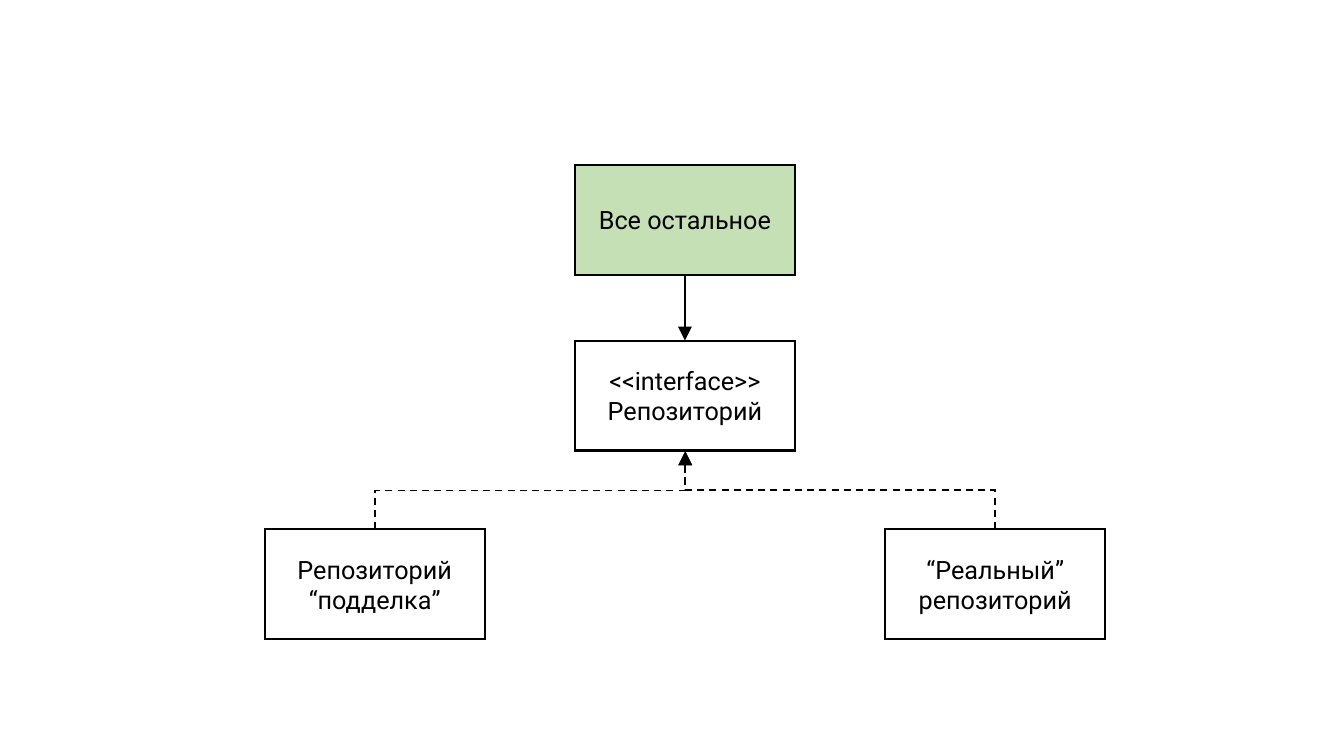
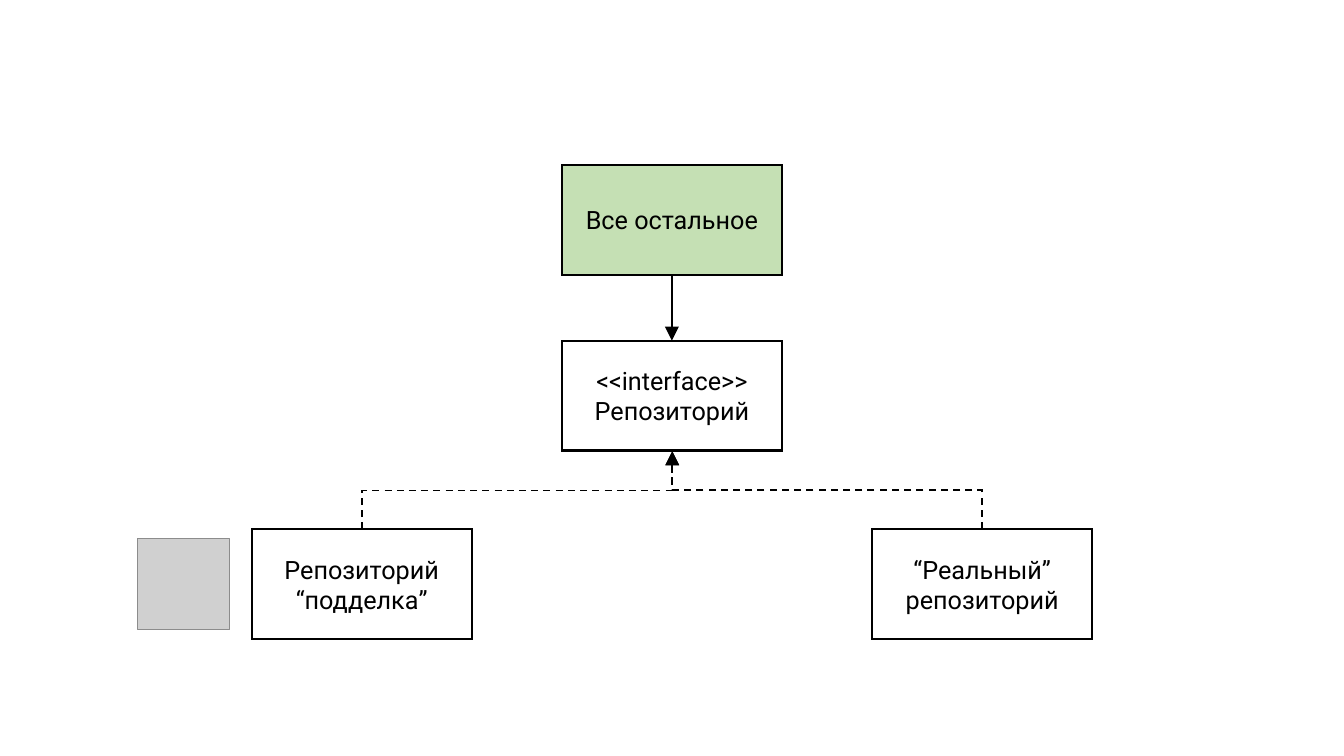
Before and after one commit to rkhaimov/brain-gym, a slide deck: slide 49 of Презентация.pptx. Drawn at 1344x756 pixels with LibreOffice and Linux fonts; fonts in the diff are those of the drawing; grey boxes stand for pictures. Boxes give left, top, right and bottom in pixels: in the first picture for what was removed or moved away, otherwise in the second. Text is boxed around its words. In the diff, an @@ line names an element or a change of style, - is before the commit and + after.

```diff
--- a/Презентация.pptx
+++ b/Презентация.pptx
@@ rectangle "Все остальное": place and size @@
-rectangle "Все остальное" at bbox=[575, 164, 795, 274]
+rectangle "Все остальное" at bbox=[563, 164, 782, 274]
@@ rectangle "<<interface>>": place and size @@
-rectangle "<<interface>>" at bbox=[575, 341, 795, 451]
+rectangle "<<interface>>" at bbox=[563, 341, 782, 451]
@@ 3 elbow arrows, 2 rectangles: place and size @@
-3 elbow arrows, 2 rectangles at bbox=[265, 274, 1105, 639]
+3 elbow arrows, 2 rectangles at bbox=[252, 274, 1092, 639]
@@ picture added at bbox=[138, 538, 230, 630] @@
```
Also in this commit, not shown: 5 other slides changed, 12 slides added, 1 slide removed.
